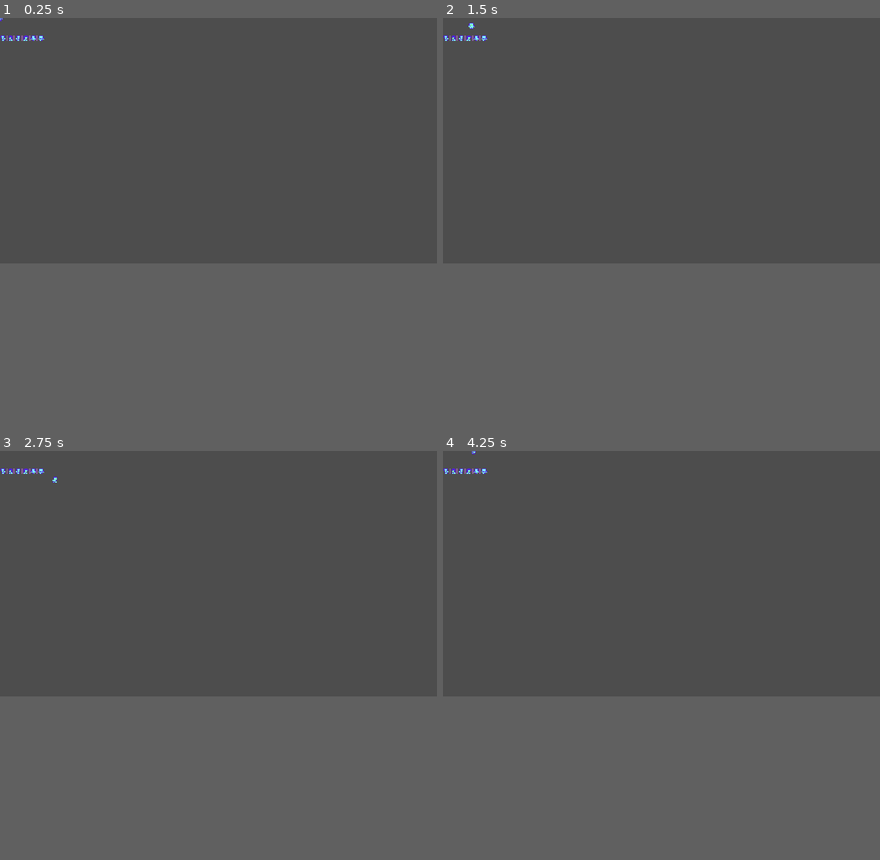
Above: before the commit, frames 1-4 (two rows, left to right).
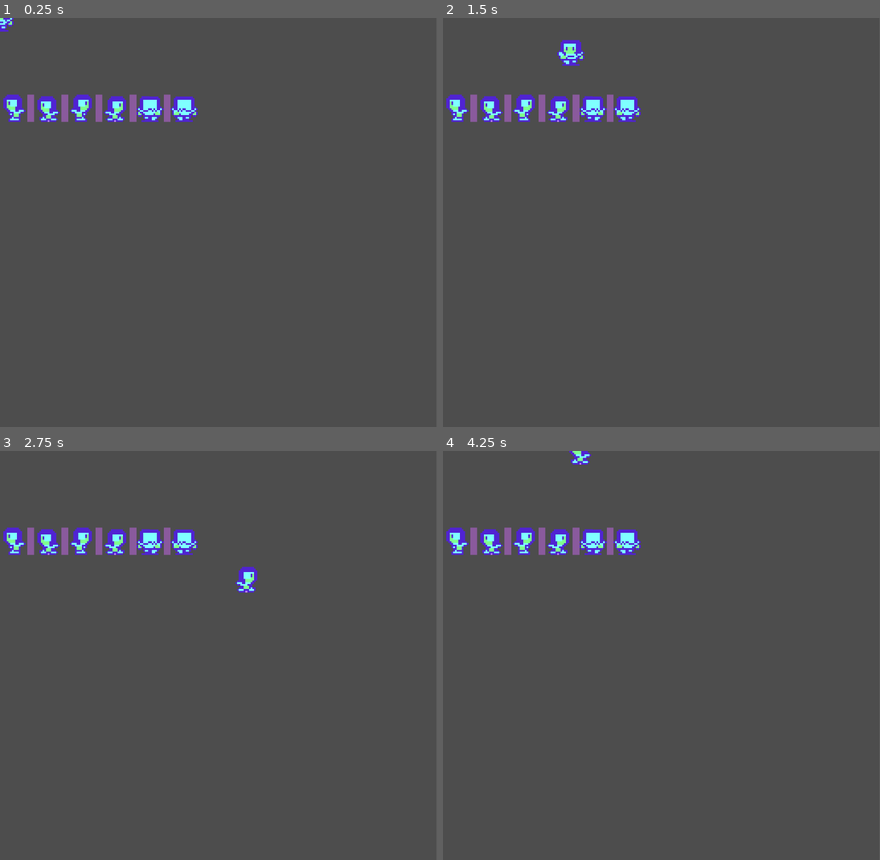
Above: after the commit, the same moments.

Repository: PlasmaDiffusion/ZombieHouse
Game: Godot game, scene res://scenes/levels/level1.tscn
The game is run twice, just before and just after one commit, with the same random seed, the same clock (stepped at 60 frames per second) and the same inputs.
Inputs:
- Up to frame 1 (0.25 s): no input
- Up to frame 2 (1.5 s): tap Enter at 0.5 s; hold Right (ui_right) 0.53-1.28 s; hold Down (ui_down) from 1.28 s (still down)
- Up to frame 3 (2.75 s): release Down (ui_down) at 2.03 s; hold Right (ui_right) from 2.03 s (still down)
- Up to frame 4 (4.25 s): release Right (ui_right) at 2.78 s; hold Up (ui_up) 2.78-3.53 s; hold Left (ui_left) from 3.53 s (still down)
In our replay, the window is 800x450 before the commit and 799x750 after it. These sizes can differ from the game's own. Grey fills any space a smaller window leaves; there, only what the larger window draws over its background counts as a difference.

The runs differ from the first frame. In frame 1, 2.3% of the frame differs, in the area x 0-46%, y 0-26%; in frame 2, 2.6%, in the area x 0-46%, y 1-26%; in frame 3, 2.5%; in frame 4, 2.4%.

Commit message:
Smaller resolution

Diff:
--- a/project.godot
+++ b/project.godot
@@ -17,6 +17,8 @@
 
 [display]
 
+window/size/viewport_width=256
+window/size/viewport_height=240
 window/stretch/mode="canvas_items"
 window/stretch/aspect="expand"
 
